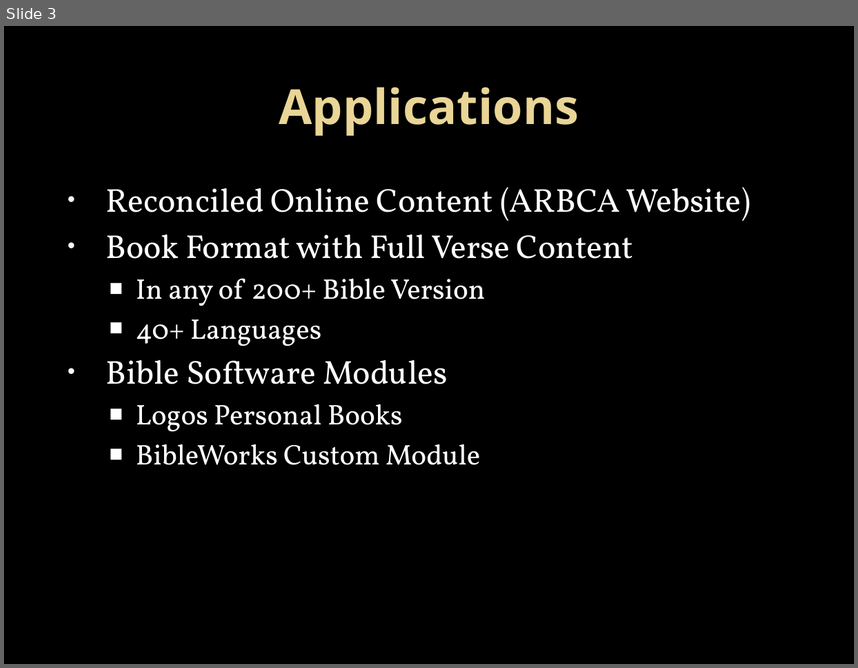
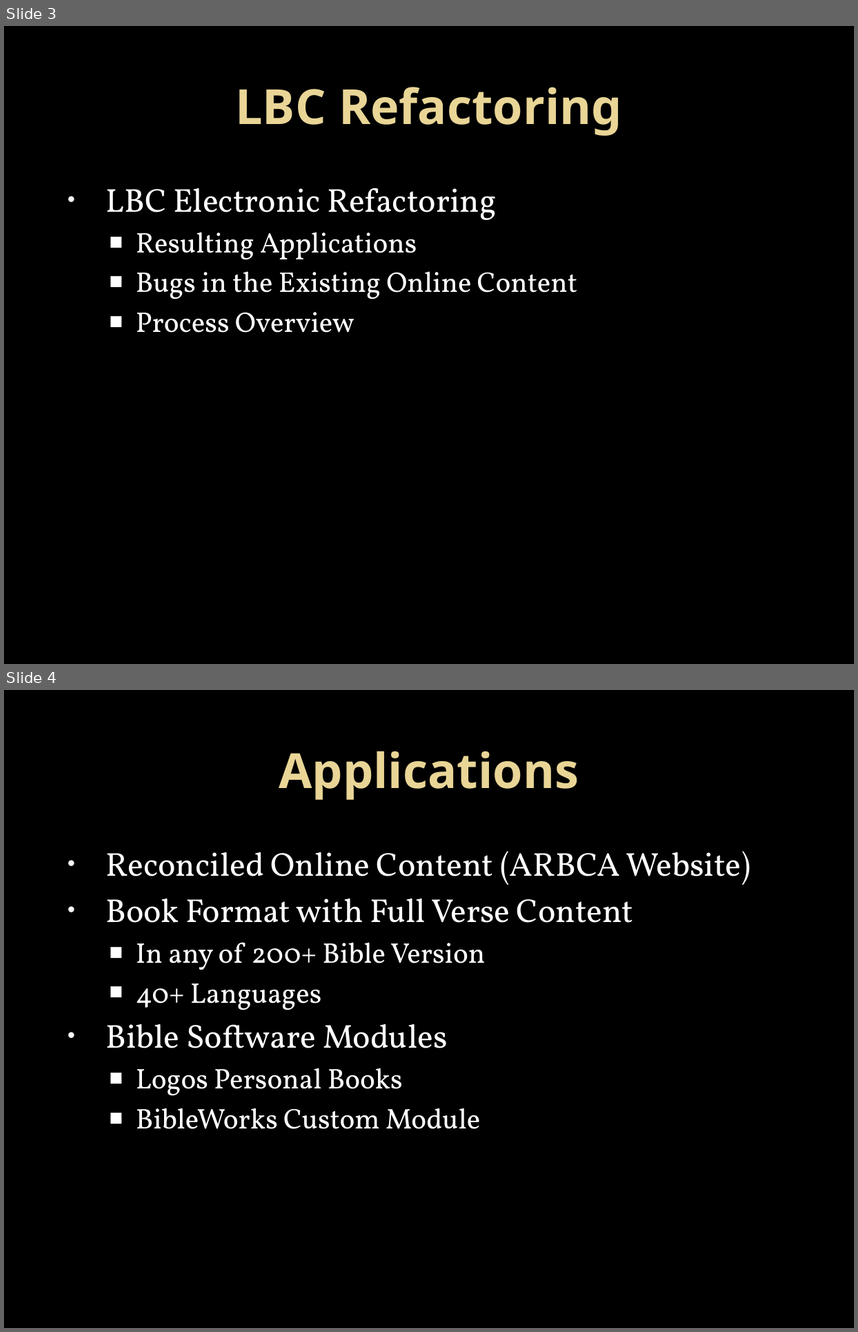
Before and after one commit to stevemac321/python, a slide deck: LBC Electronic Reformating.pptx. Shown one above the other, each under a label of ours: slide 3 before the commit, slides 3 and 4 after it. The pictures are 858x668 and 858x1332 pixels, drawn with LibreOffice and Linux fonts; fonts in the diff are those of the drawing; background and template pictures are left out. Boxes give left, top, right and bottom in pixels: in the first picture for what was removed or moved away, otherwise in the second. Text is boxed around its words. In the diff, an @@ line names an element or a change of style, - is before the commit and + after.

```diff
--- a/LBC Electronic Reformating.pptx
+++ b/LBC Electronic Reformating.pptx
@@ slide 3 added at (4, 26, 854, 664), background picture (left out) @@
@@ title added at (235, 87, 622, 136), 41 pt, text gradient #EAD696 to #E7D081, bold @@
+LBC Refactoring
@@ text added at (106, 187, 578, 332), 24 pt, text #FFFFFF @@
+• LBC Electronic Refactoring
+  ■ Resulting Applications
+  ■ Bugs in the Existing Online Content
+  ■ Process Overview
@@ what was slide 3 is now slide 4 @@
```
Also in this commit, not shown: 3 slides changed, 1 other slide added.
